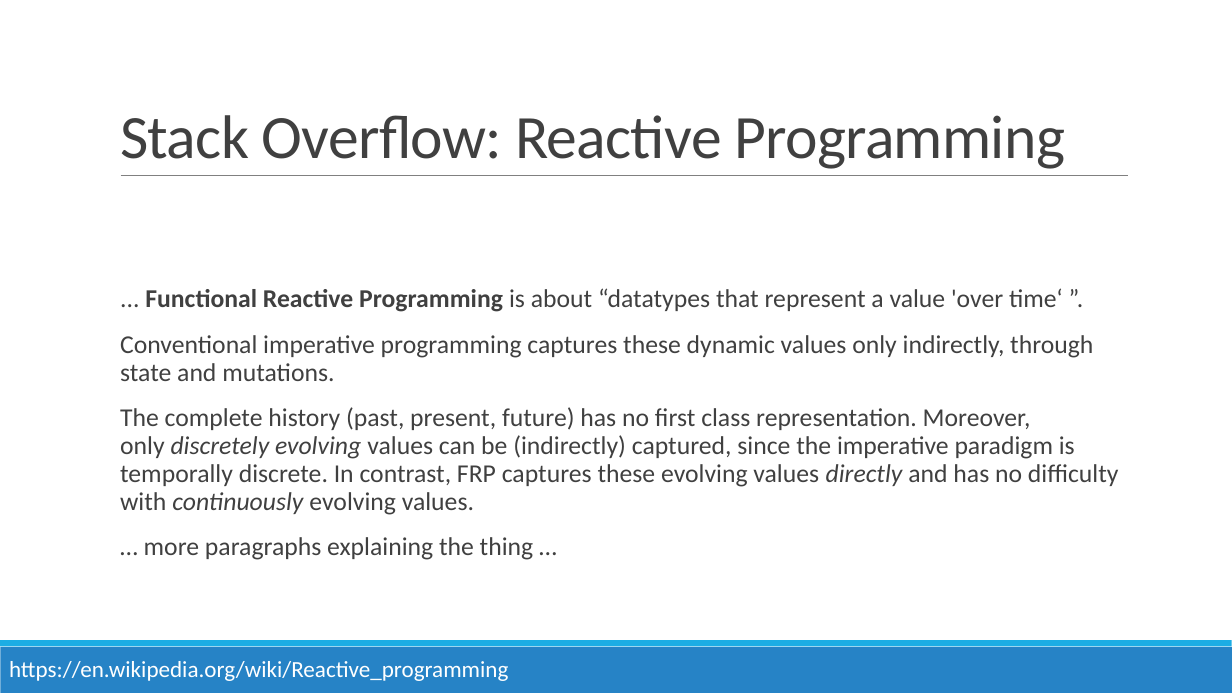
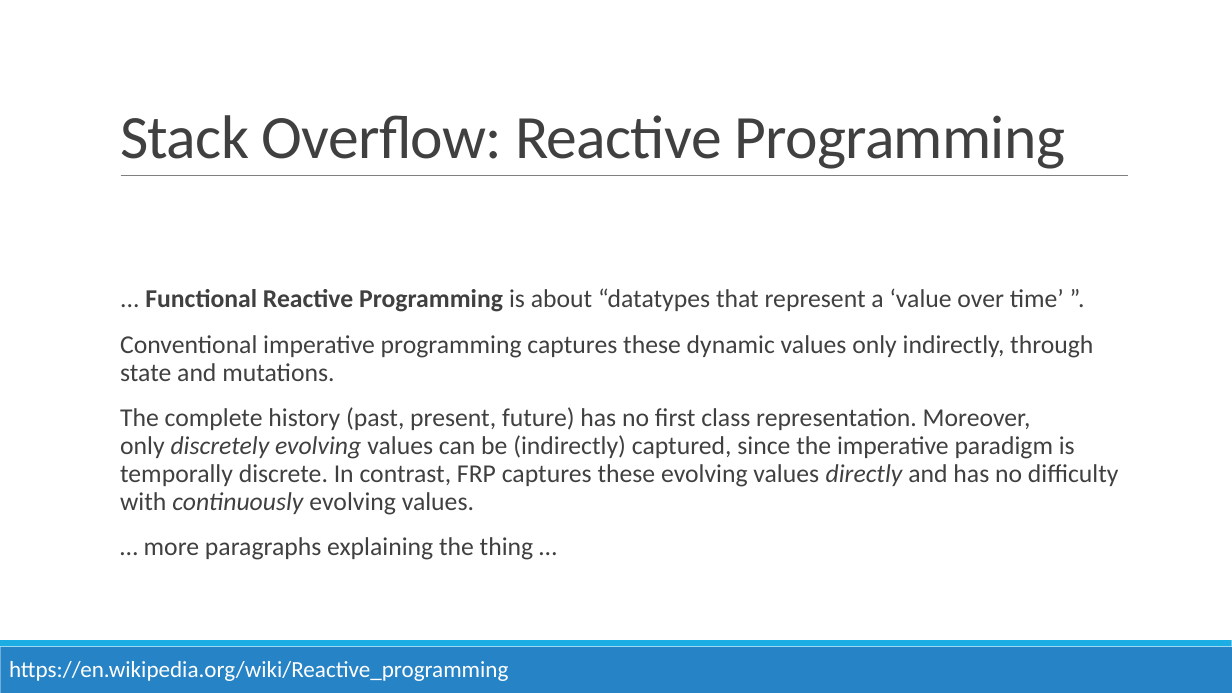
Before and after one commit to AGiorgetti/rxjs101, a slide deck: slide 4 of ReactiveProgramming_RxJS.pptx. Drawn at 1232x693 pixels with LibreOffice and Linux fonts; fonts in the diff are those of the drawing. Boxes give left, top, right and bottom in pixels: in the first picture for what was removed or moved away, otherwise in the second. Text is boxed around its words. In the diff, an @@ line names an element or a change of style, - is before the commit and + after.

```diff
--- a/ReactiveProgramming_RxJS.pptx
+++ b/ReactiveProgramming_RxJS.pptx
@@ text at (x1=145, y1=288, x2=1064, y2=312): text changed @@
-  ... Functional Reactive Programming is about “datatypes that represent a value 'over time‘ ”.
+  ... Functional Reactive Programming is about “datatypes that represent a ‘value over time’ ”.
```
Also in this commit, not shown: 10 other slides changed, 6 other files.
